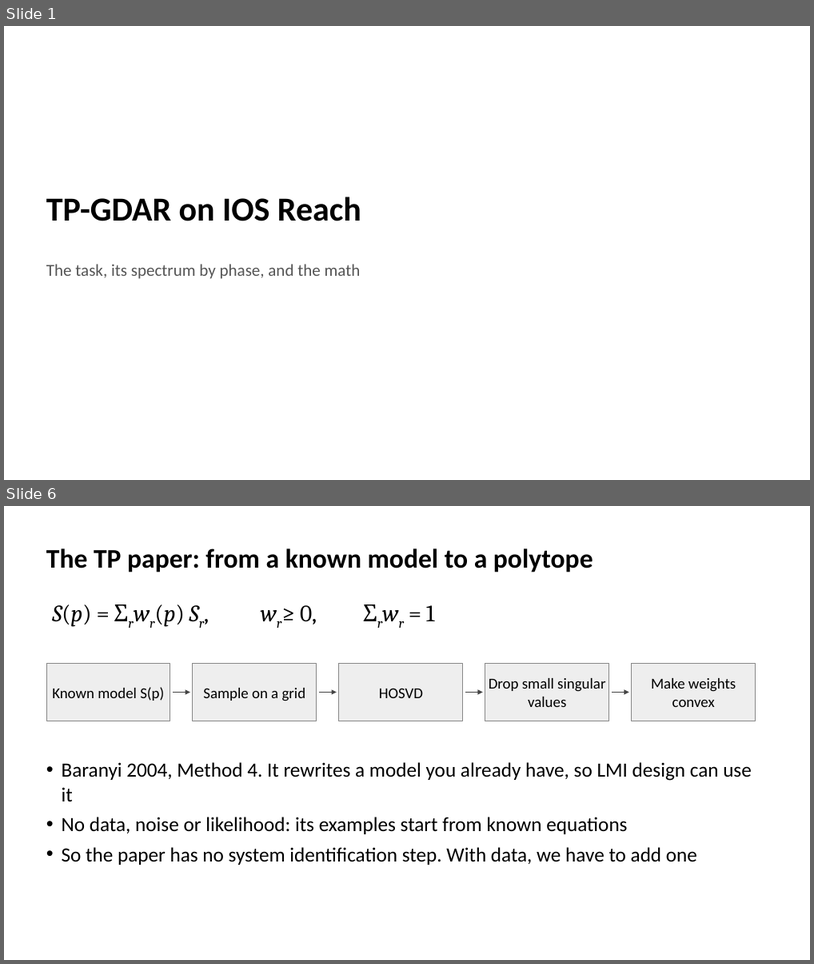
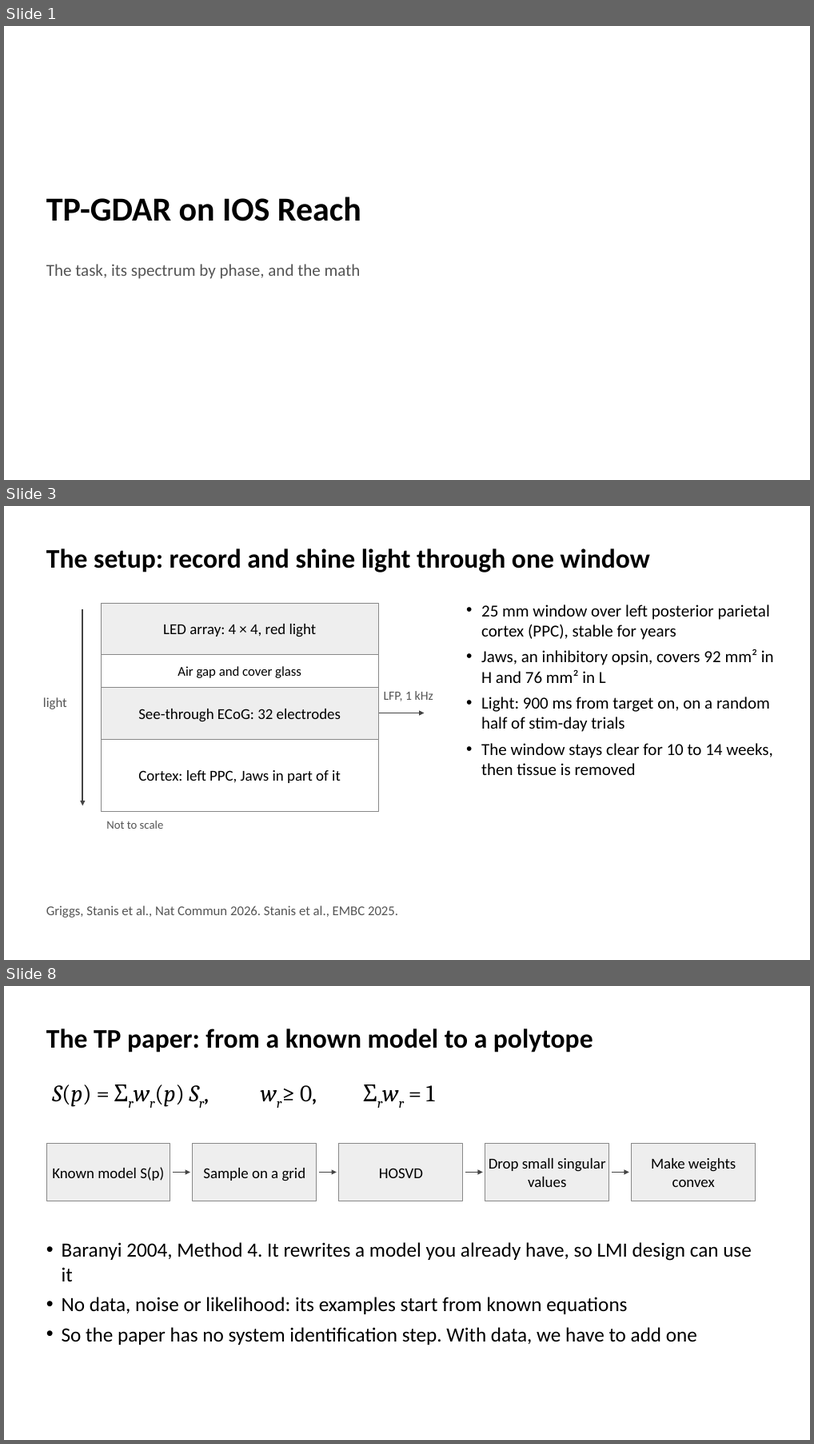
Before and after one commit to smartadi/tpgdar, a slide deck: TP-GDAR_IOS_Reach.pptx. Shown one above the other, each under a label of ours: slides 1 and 6 before the commit, slides 1, 3 and 8 after it; the slides between them are not shown. The pictures are 814x964 and 814x1444 pixels, drawn with LibreOffice and Linux fonts; fonts in the diff are those of the drawing. Boxes give left, top, right and bottom in pixels: in the first picture for what was removed or moved away, otherwise in the second. Text is boxed around its words. In the diff, an @@ line names an element or a change of style, - is before the commit and + after.

```diff
--- a/TP-GDAR_IOS_Reach.pptx
+++ b/TP-GDAR_IOS_Reach.pptx
@@ slide 3 added at (4, 506, 810, 960), background #FFFFFF @@
@@ title added at (46, 548, 650, 572), 32 pt, text #000000, bold @@
+The setup: record and shine light through one window
@@ arrow added from (82, 609) to (82, 805), #444444 1.75 pt @@
@@ rectangle added at (101, 603, 379, 654), fill #EEEEEE, outline #888888 0.75 pt, 18 pt, text #000000 @@
+LED array: 4 × 4, red light
@@ text added at (482, 604, 774, 775), 20 pt, text #000000 @@
+• 25 mm window over left posterior parietal cortex (PPC), stable for years
+• Jaws, an inhibitory opsin, covers 92 mm² in H and 76 mm² in L
+• Light: 900 ms from target on, on a random half of stim-day trials
+• The window stays clear for 10 to 14 weeks, then tissue is removed
@@ rectangle added at (101, 654, 379, 688), fill #FFFFFF, outline #888888 0.75 pt, 16 pt, text #000000 @@
+Air gap and cover glass
@@ text added at (43, 697, 67, 709), 16 pt, text #555555 @@
+light
@@ rectangle added at (101, 688, 379, 739), fill #EEEEEE, outline #888888 0.75 pt, 18 pt, text #000000 @@
+See-through ECoG: 32 electrodes
@@ text added at (384, 691, 434, 701), 15 pt, text #555555 @@
+LFP, 1 kHz
@@ arrow added from (379, 713) to (425, 713), #444444 1.75 pt @@
@@ rectangle added at (101, 739, 379, 812), fill #FFFFFF, outline #888888 0.75 pt, 18 pt, text #000000 @@
+Cortex: left PPC, Jaws in part of it
@@ text added at (106, 820, 164, 828), 14 pt, text #555555 @@
+Not to scale
@@ text added at (46, 905, 398, 917), 16 pt, text #555555 @@
+Griggs, Stanis et al., Nat Commun 2026. Stanis et al., EMBC 2025.
@@ what was slide 6 is now slide 8 @@
```
Also in this commit, not shown: 3 slides changed, 1 other slide added, 4 other files.
